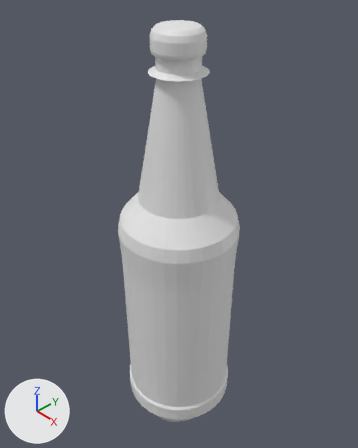
Renders of the Blender file Assets/Models/bottle/wip.blend from each side of a commit.
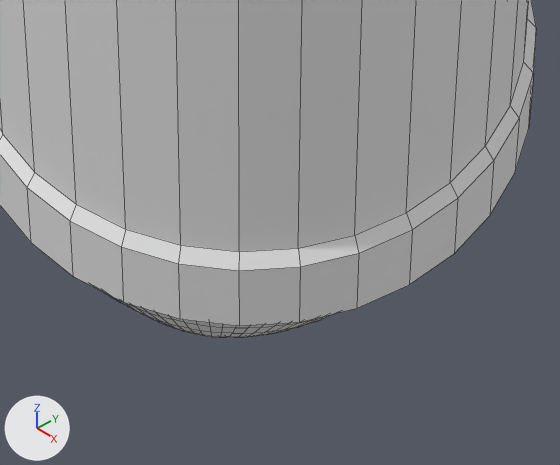
Each version appears first whole from a 50 mm lens placed at (2.78, -2.61, 3.03), pointed at (-0.12, 0.12, 0.32), and next in a close-up on the part from 38% to 65% of the width and 81% to 99% of the height. The axes (+X, +Y, +Z) are drawn at lower left. The lights are the same throughout. The close-ups show mesh edges as thin lines.
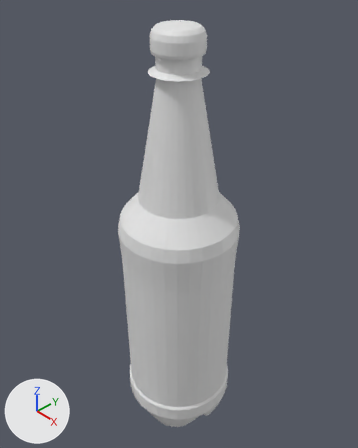
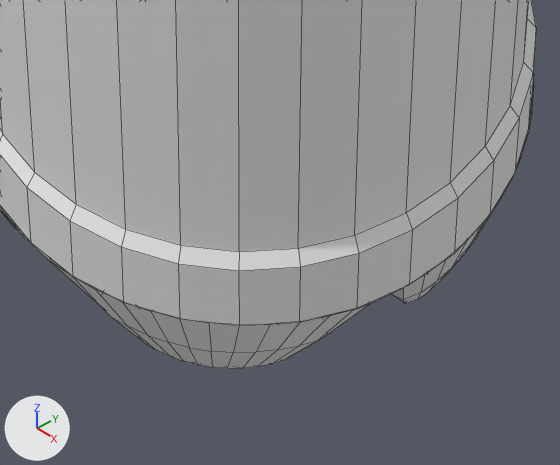
Pixel boxes (x1, y1, x2, y2) of what changed, in the close-ups (560 x 465 px):
'Plane.001', reshaped, moved, rescaled, modifiers changed
    before: (100, 290, 336, 338)
    after: (0, 85, 534, 368)

Patch to the scene script:
```diff
--- a/Assets/Models/bottle/wip.blend.py
+++ b/Assets/Models/bottle/wip.blend.py
@@ me_plane_001 @@
 # used by ob_plane_001; location = (0.006, 0.002, -1.733); scale = (-1.0, 1.0, 1.0)
-me_plane_001.from_pydata(...)  # 19 vertices, 18 faces; spans x -0.528..0.01, y -0.56..0.0, z -0.22..0.0
+me_plane_001.from_pydata(...)  # 356 vertices, 330 faces; spans x -0.555..0.554, y -0.556..0.558, z -0.143..0.176
+# me_plane_001 part 1: 19 vertices removed from x -0.528..0.01, y -0.56..0.0, z -0.22..0.0; 356 vertices added at x -0.555..0.554, y -0.556..0.558, z -0.143..0.176
@@ ob_plane_001 @@
 ob_plane_001 = bpy.data.objects.new('Plane.001', me_plane_001)
-ob_plane_001.location = (0.006, 0.002, -1.733)
-ob_plane_001.scale = (-1.0, 1.0, 1.0)
-_m = ob_plane_001.modifiers.new('Subdivision', 'SUBSURF')
+ob_plane_001.location = (-0.002, 0.003, -1.911)
+ob_plane_001.scale = (-1.02, 1.02, 1.02)
```
